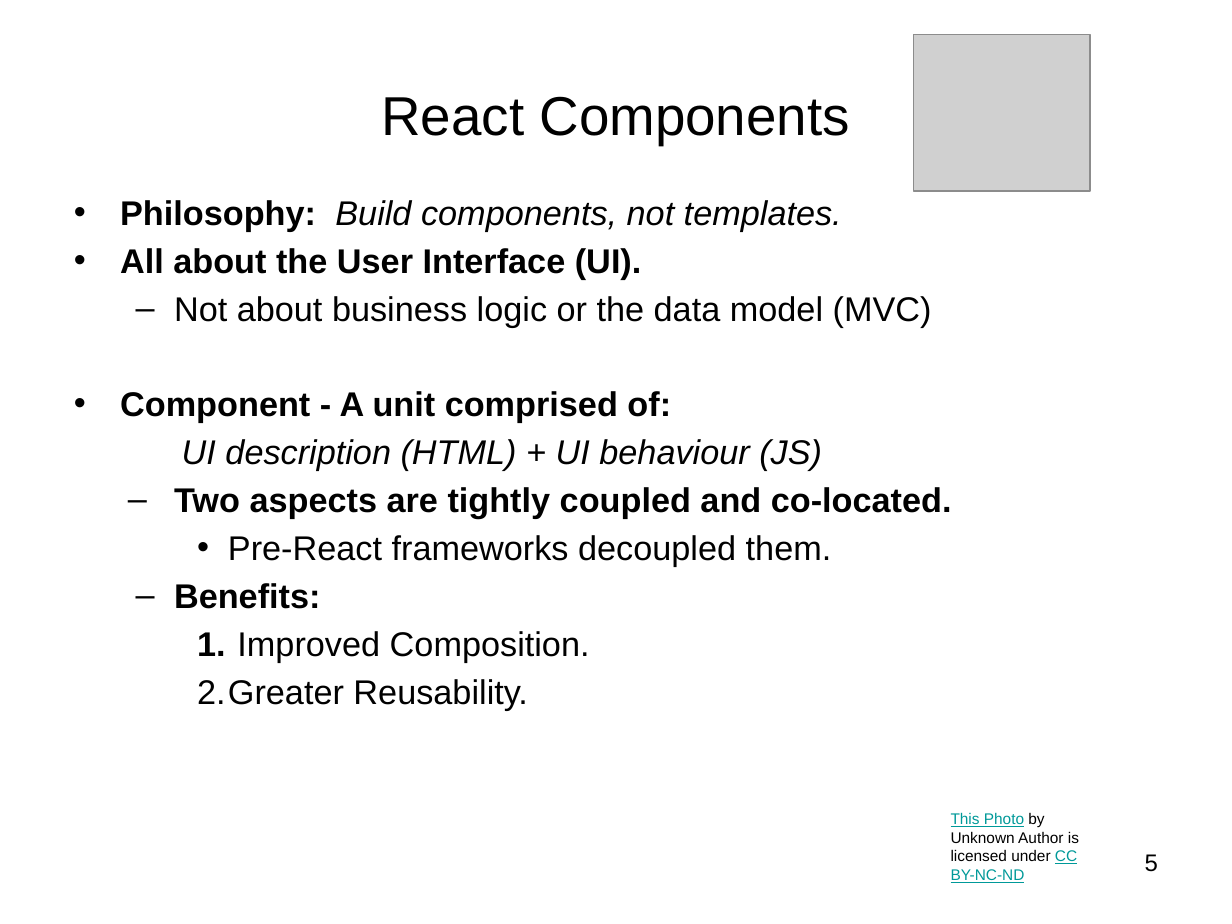
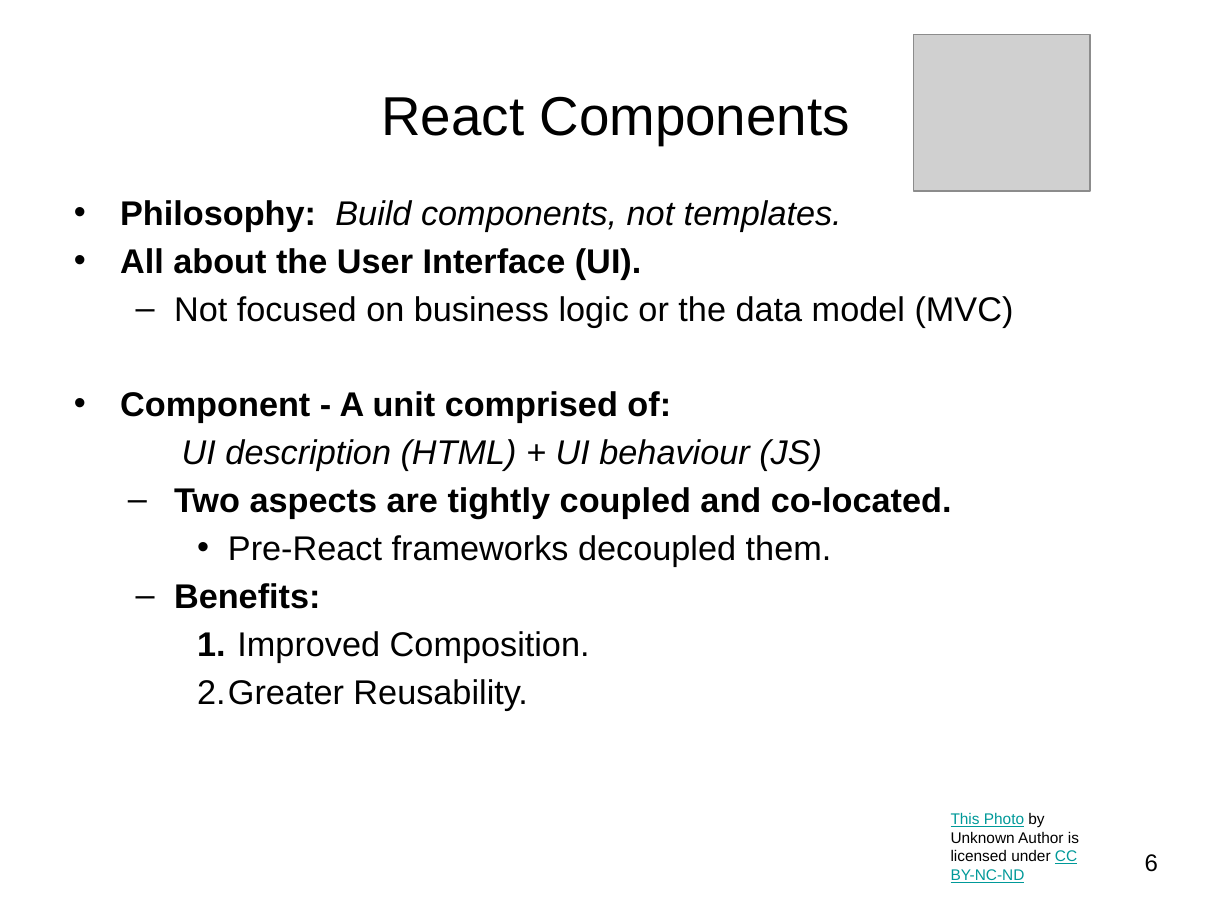
Before and after one commit to diarmuidoconnor/ewd-module-2025, a slide deck: slide 6 of topic04/talk-1/ReactJS_01.pptx (slide 5 before the commit). Drawn at 1232x924 pixels with LibreOffice and Linux fonts; fonts in the diff are those of the drawing; grey boxes stand for pictures. Boxes give left, top, right and bottom in pixels: in the first picture for what was removed or moved away, otherwise in the second. Text is boxed around its words. In the diff, an @@ line names an element or a change of style, - is before the commit and + after.

```diff
--- a/topic04/talk-1/ReactJS_01.pptx
+++ b/topic04/talk-1/ReactJS_01.pptx
@@ text at (x1=174, y1=296, x2=1014, y2=327): text changed @@
-  – Not about business logic or the data model (MVC)
+  – Not focused on business logic or the data model (MVC)
@@ page number at (x1=1145, y1=854, x2=1158, y2=872): text changed @@
-5
+6
```
Also in this commit, not shown: 4 other slides changed, 1 slide added, 7 slides removed, 2 other files.
